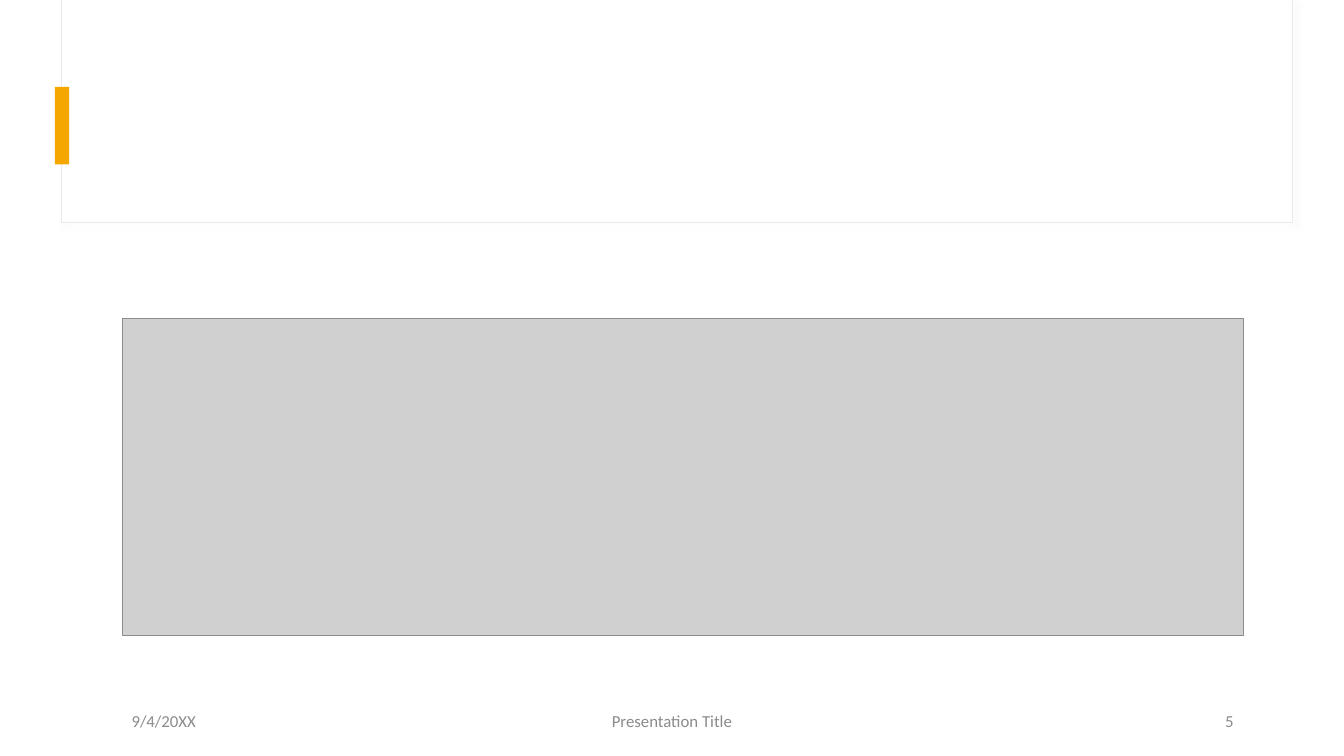
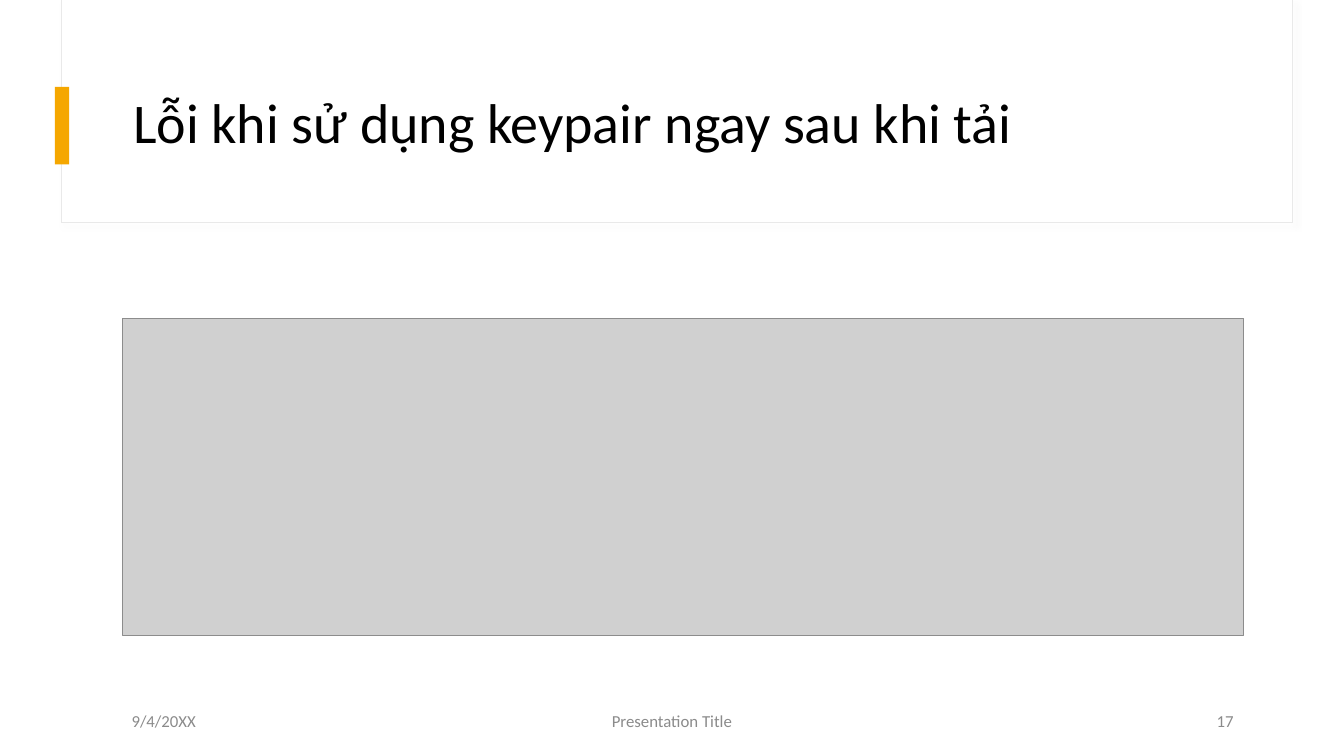
Before and after one commit to uzuhinta/aws_learning-resource, a slide deck: slide 17 of doc/EC2.pptx (slide 5 before the commit). Drawn at 1344x756 pixels with LibreOffice and Linux fonts; fonts in the diff are those of the drawing; grey boxes stand for pictures. Boxes give left, top, right and bottom in pixels: in the first picture for what was removed or moved away, otherwise in the second. Text is boxed around its words. In the diff, an @@ line names an element or a change of style, - is before the commit and + after.

```diff
--- a/doc/EC2.pptx
+++ b/doc/EC2.pptx
@@ title added at <box>133,97,1012,153</box>, 40 pt, text #000000 @@
+Lỗi khi sử dụng keypair ngay sau khi tải
@@ page number at <box>1217,716,1234,727</box>: text changed @@
-5
+17
```
Also in this commit, not shown: 5 other slides changed, 16 slides added, 3 slides removed, 5 other files.
